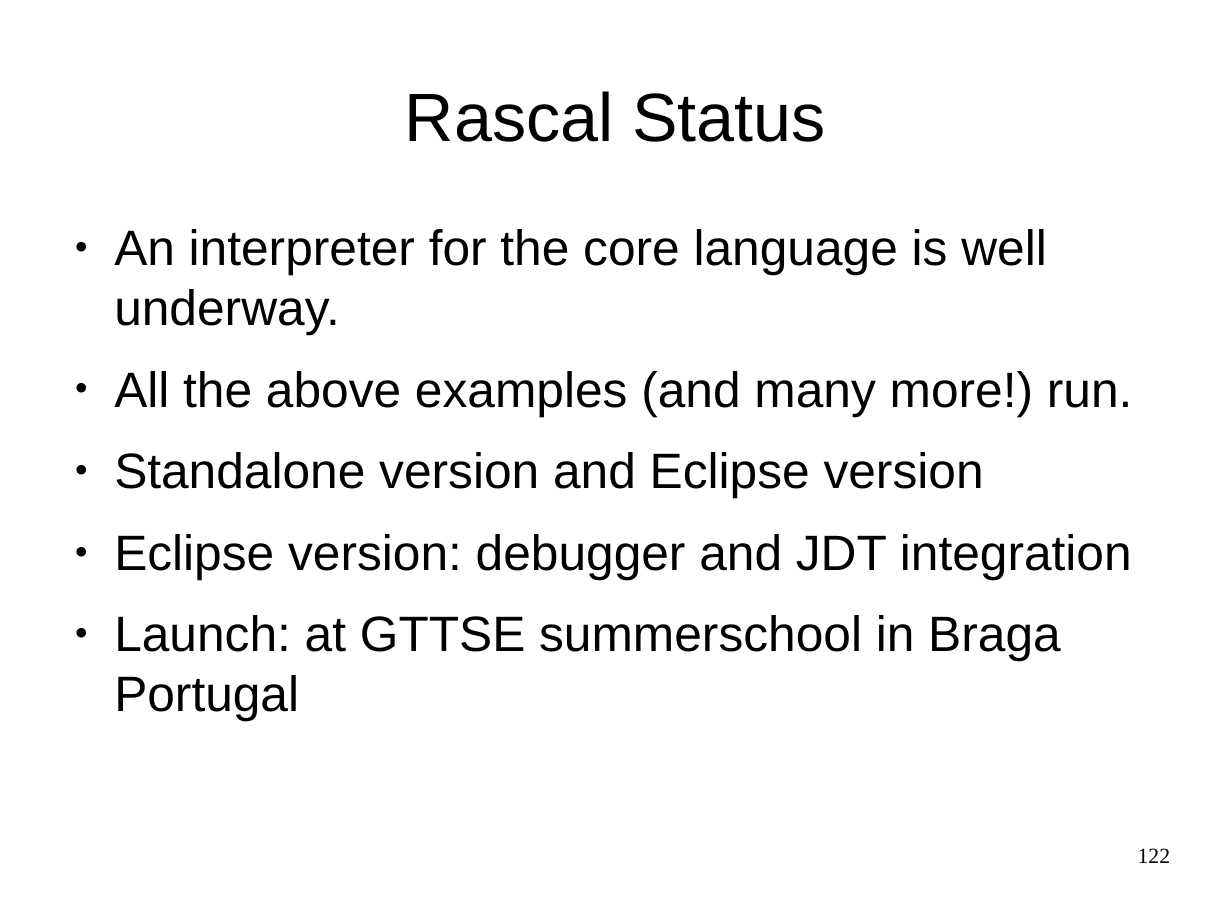
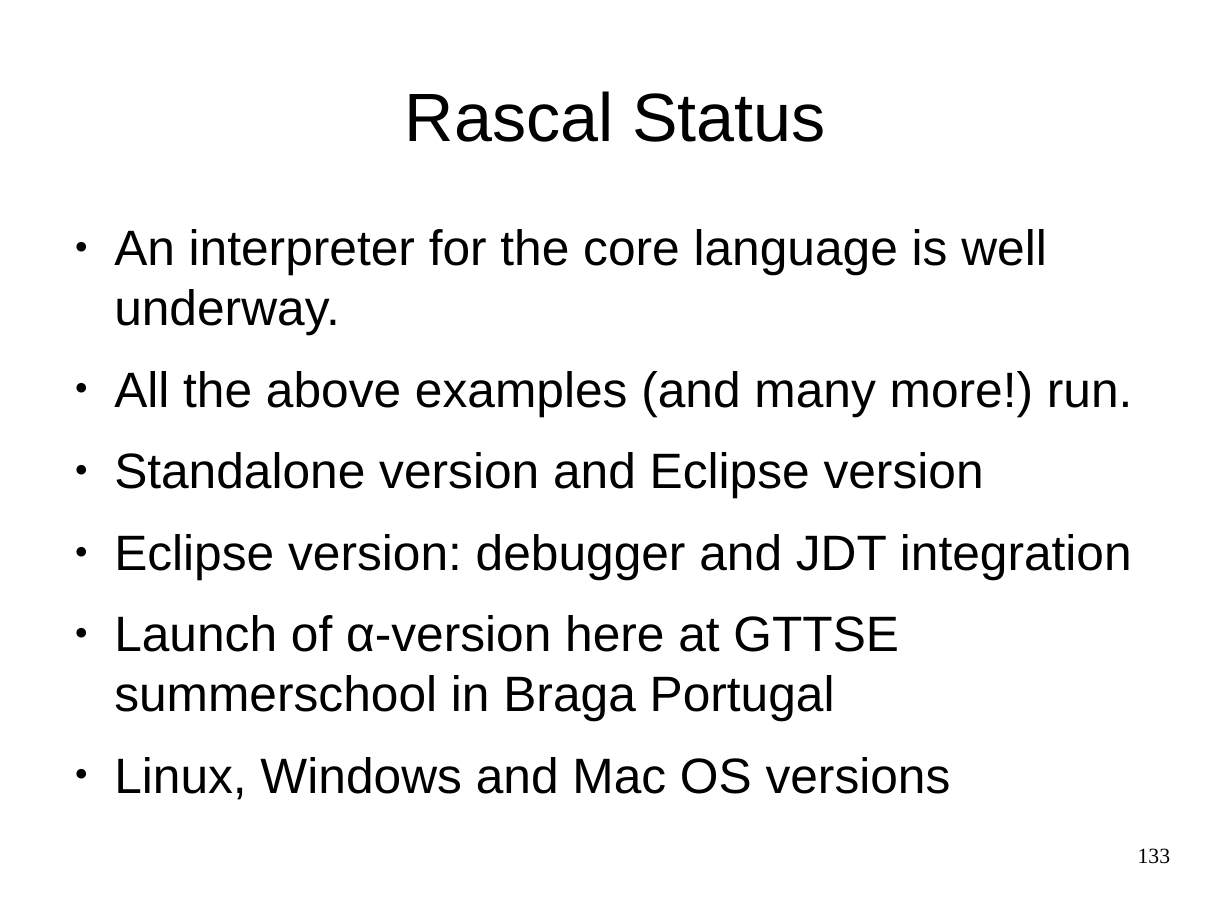
Before and after one commit to cwi-swat/meta-environment, a slide deck: slide 133 of meta-doc/analysis/rascal-slides/rascal-slides.odp (slide 122 before the commit). Drawn at 1232x924 pixels with LibreOffice and Linux fonts; fonts in the diff are those of the drawing; background and template pictures are left out. Boxes give left, top, right and bottom in pixels: in the first picture for what was removed or moved away, otherwise in the second. Text is boxed around its words. In the diff, an @@ line names an element or a change of style, - is before the commit and + after.

```diff
--- a/meta-doc/analysis/rascal-slides/rascal-slides.odp
+++ b/meta-doc/analysis/rascal-slides/rascal-slides.odp
@@ text at [114,615,951,800]: text changed @@
-● Launch: at GTTSE summerschool in Braga Portugal
+● Launch of α-version here at GTTSE summerschool in Braga Portugal
+● Linux, Windows and Mac OS versions
@@ page number at [1138,848,1171,864]: text changed @@
-122
+133
```
Also in this commit, not shown: 22 other slides changed, 21 slides added, 10 slides removed.
